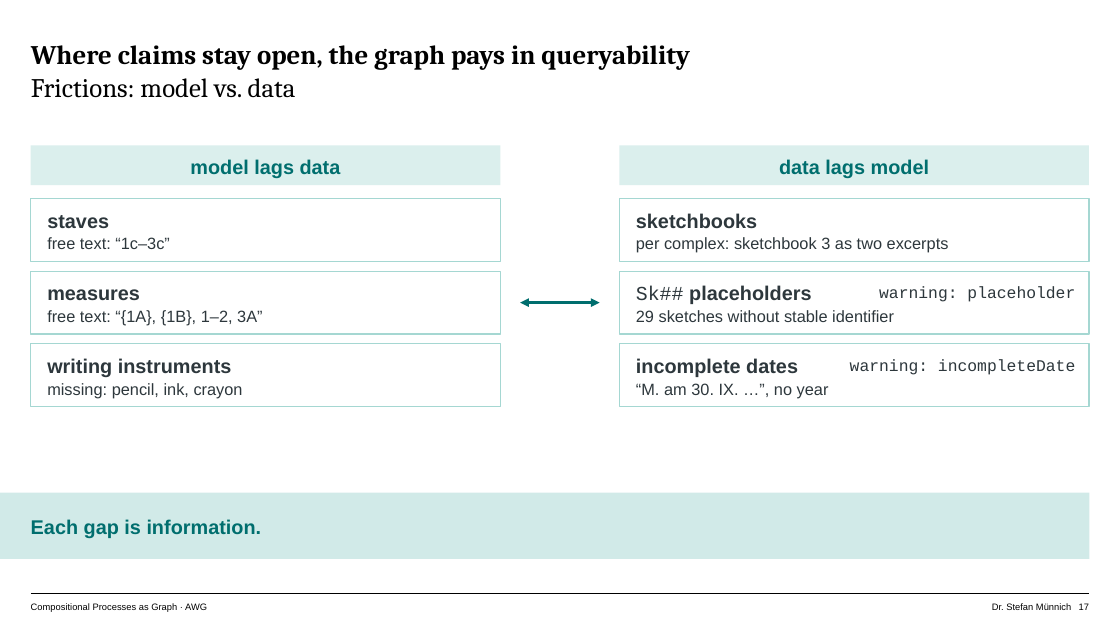
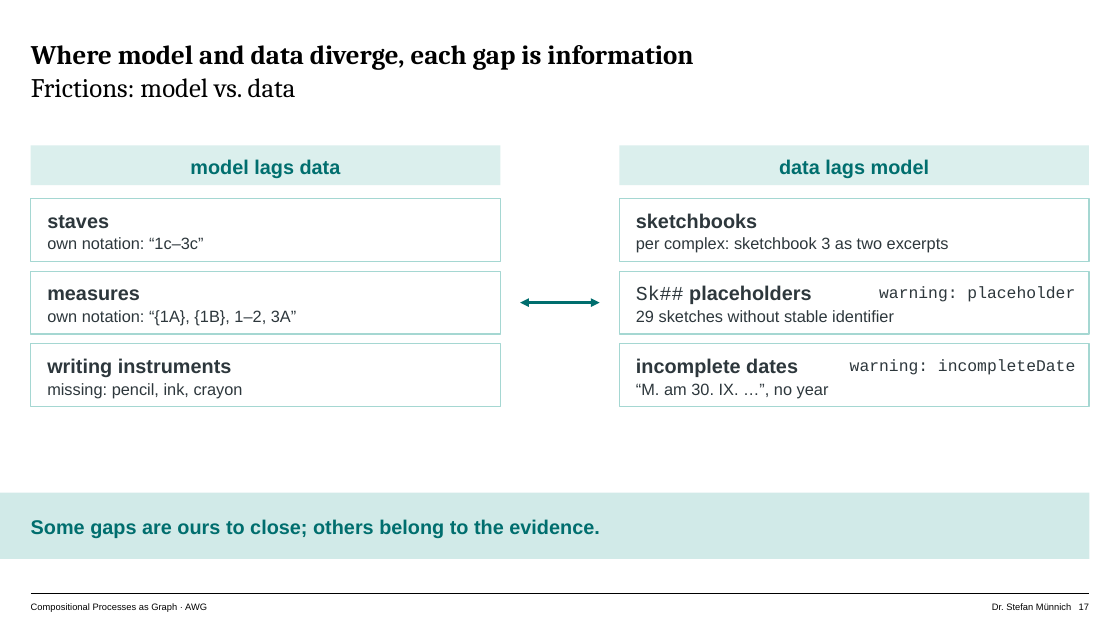
Before and after one commit to musicEnfanthen/presentations, a slide deck: slide 17 of genetics2026/AWG-Graph-Talk.pptx. Drawn at 1120x630 pixels with LibreOffice and Linux fonts; fonts in the diff are those of the drawing. Boxes give left, top, right and bottom in pixels: in the first picture for what was removed or moved away, otherwise in the second. Text is boxed around its words. In the diff, an @@ line names an element or a change of style, - is before the commit and + after.

```diff
--- a/genetics2026/AWG-Graph-Talk.pptx
+++ b/genetics2026/AWG-Graph-Talk.pptx
@@ title at [31,45,693,98]: text changed @@
-Where claims stay open, the graph pays in queryability
-Frictions: model vs. data
+Where model and data diverge, each gap is information
+Frictions: model vs. data
@@ text at [47,237,204,249]: text changed @@
-free text: “1c–3c”
+own notation: “1c–3c”
@@ text at [47,310,296,326]: text changed @@
-free text: “{1A}, {1B}, 1–2, 3A”
+own notation: “{1A}, {1B}, 1–2, 3A”
@@ text at [31,519,599,538]: text changed @@
-Each gap is information.
+Some gaps are ours to close; others belong to the evidence.
```
Also in this commit, not shown: 12 other slides changed, 6 other files.
